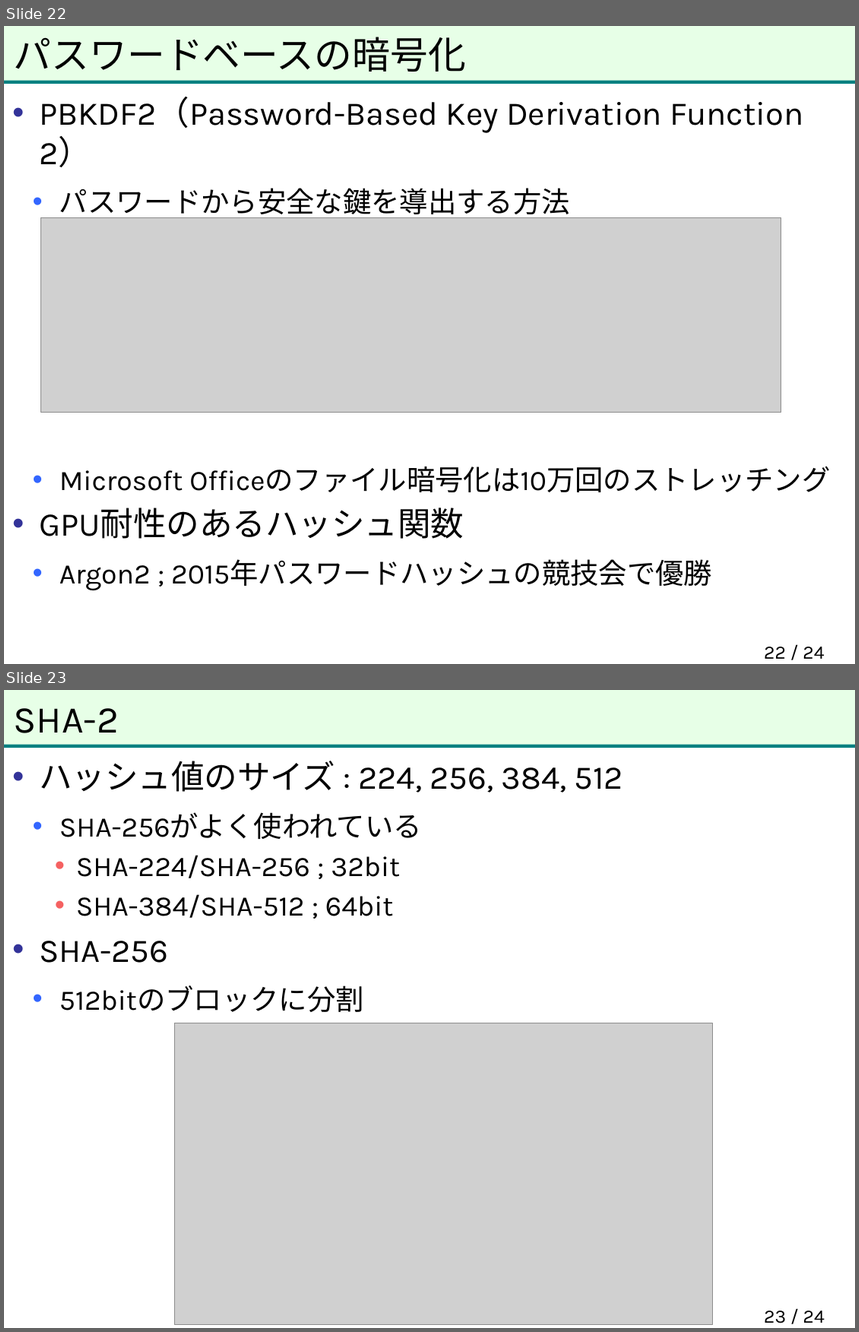
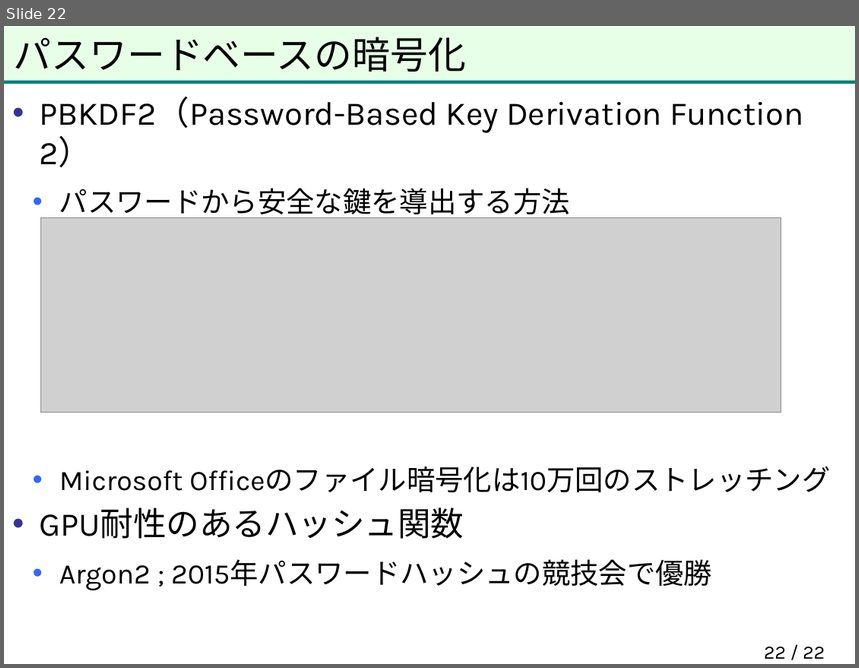
Before and after one commit to herumi/anninbon, a slide deck: lec/anninbon6.pptx. Shown one above the other, each under a label of ours: slides 22 and 23 before the commit, slide 22 after it. The pictures are 859x1332 and 859x668 pixels, drawn with LibreOffice and Linux fonts; fonts in the diff are those of the drawing; grey boxes stand for pictures; background and template pictures are left out. Boxes give left, top, right and bottom in pixels: in the first picture for what was removed or moved away, otherwise in the second. Text is boxed around its words. In the diff, an @@ line names an element or a change of style, - is before the commit and + after.

```diff
--- a/lec/anninbon6.pptx
+++ b/lec/anninbon6.pptx
@@ slide 23 removed at (4,690,855,1328), background #FFFFFF; not listed: 2 template elements that a slide beside it also shows @@
@@ title removed at (14,708,119,733) @@
-SHA-2
@@ text removed at (39,761,623,1012) @@
-• ハッシュ値のサイズ : 224, 256, 384, 512
-  • SHA-256がよく使われている
-    • SHA-224/SHA-256 ; 32bit
-    • SHA-384/SHA-512 ; 64bit
-• SHA-256
-  • 512bitのブロックに分割
@@ picture removed at (175,1024,713,1325) @@
@@ page number removed at (764,1311,825,1324) @@
-23 / 24
@@ page number at (764,647,825,659): text changed @@
-22 / 24
+22 / 22
```
Also in this commit, not shown: 15 other slides removed, 1 other file.
